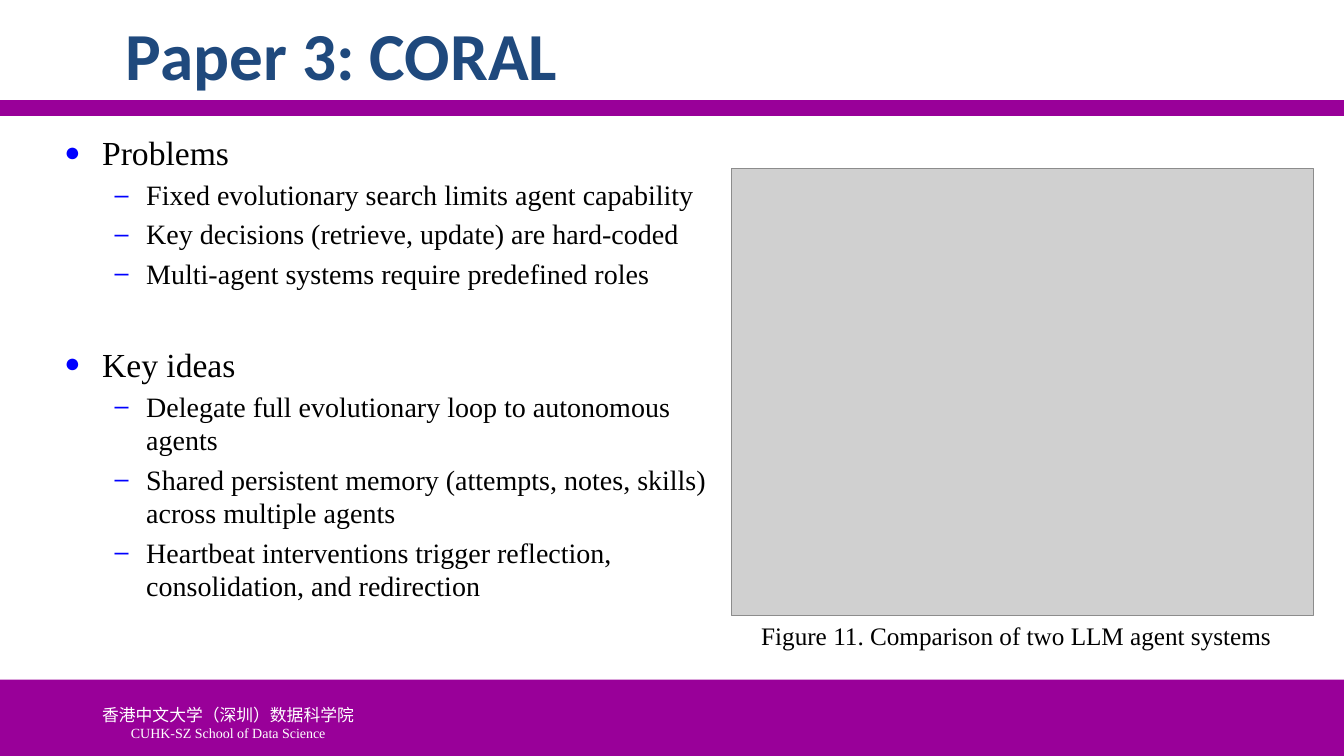
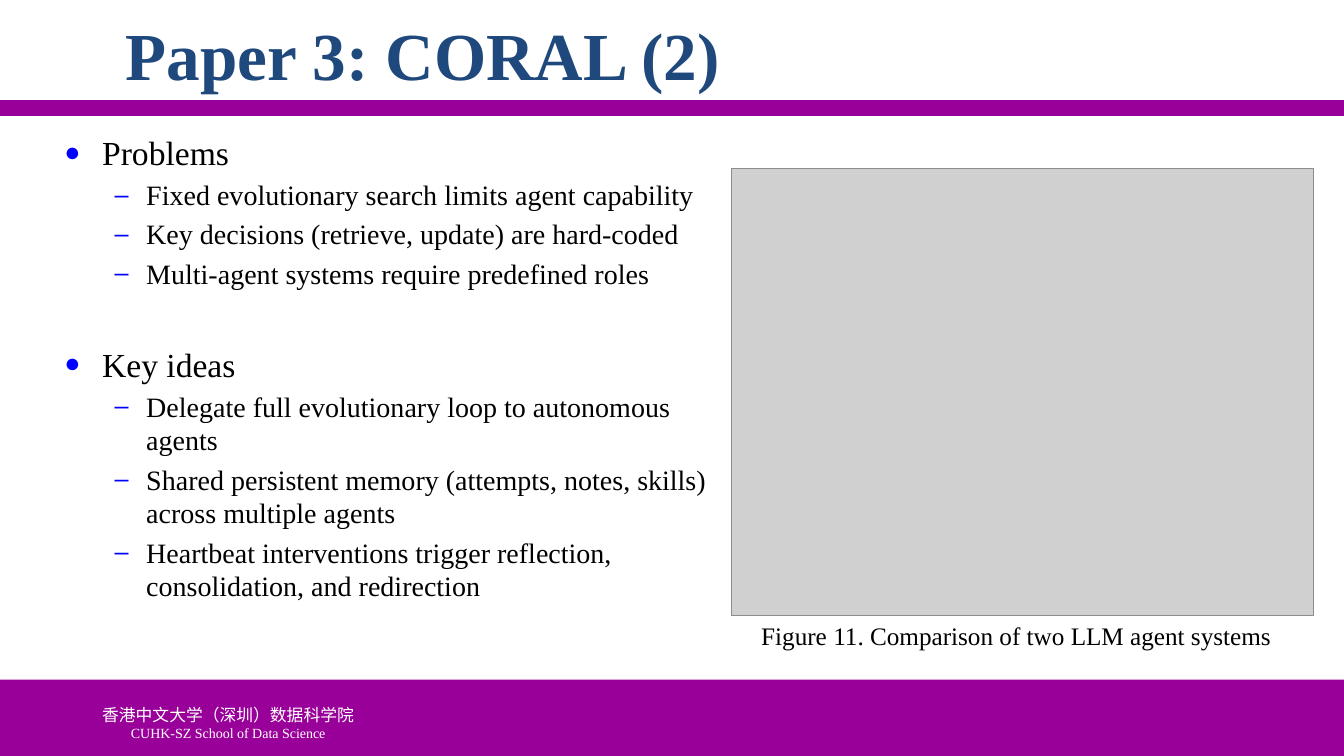
Before and after one commit to ychung1103/ychung1103.github.io, a slide deck: slide 18 of Slides/CSC6032/PPT/0421-刘效源-120040051.pptx. Drawn at 1344x756 pixels with LibreOffice and Linux fonts; fonts in the diff are those of the drawing; grey boxes stand for pictures; background and template pictures are left out. Boxes give left, top, right and bottom in pixels: in the first picture for what was removed or moved away, otherwise in the second. Text is boxed around its words. In the diff, an @@ line names an element or a change of style, - is before the commit and + after.

```diff
--- a/Slides/CSC6032/PPT/0421-刘效源-120040051.pptx
+++ b/Slides/CSC6032/PPT/0421-刘效源-120040051.pptx
@@ title at [126,33,719,93]: text changed; font Calibri to Times New Roman @@
-Paper 3: CORAL
+Paper 3: CORAL (2)
```
Also in this commit, not shown: 24 other slides changed, 2 other files.
